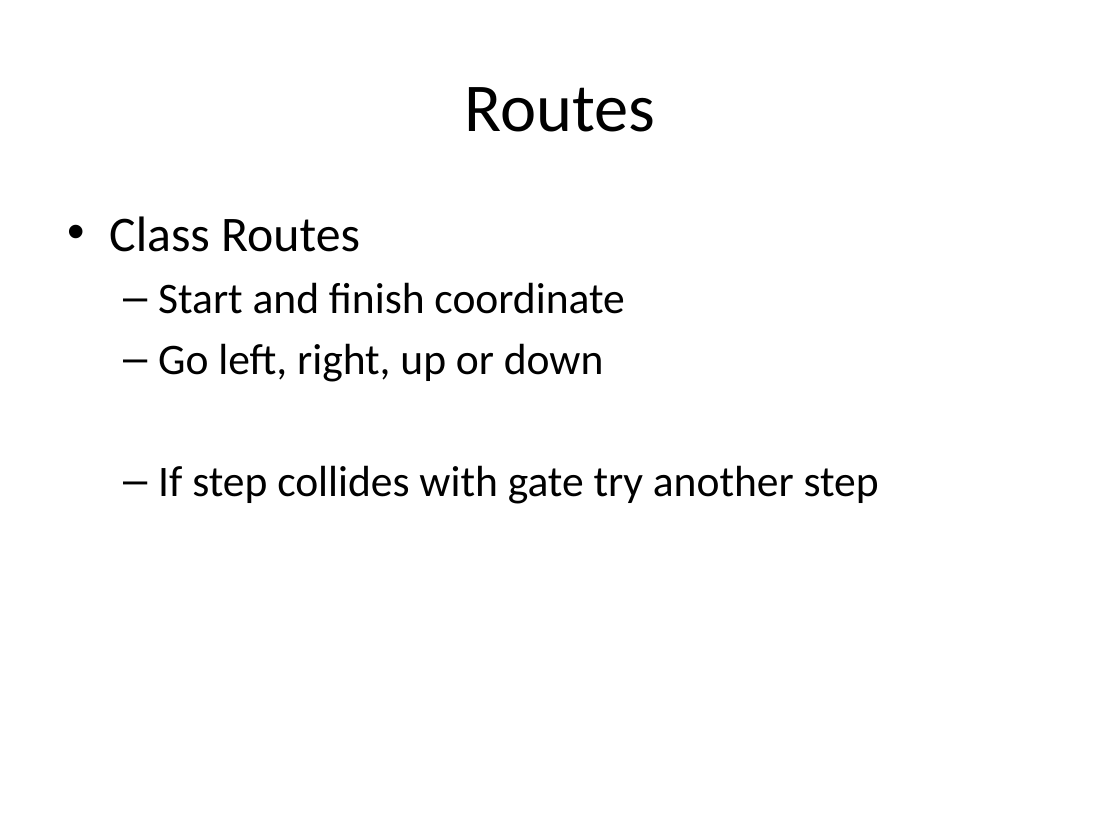
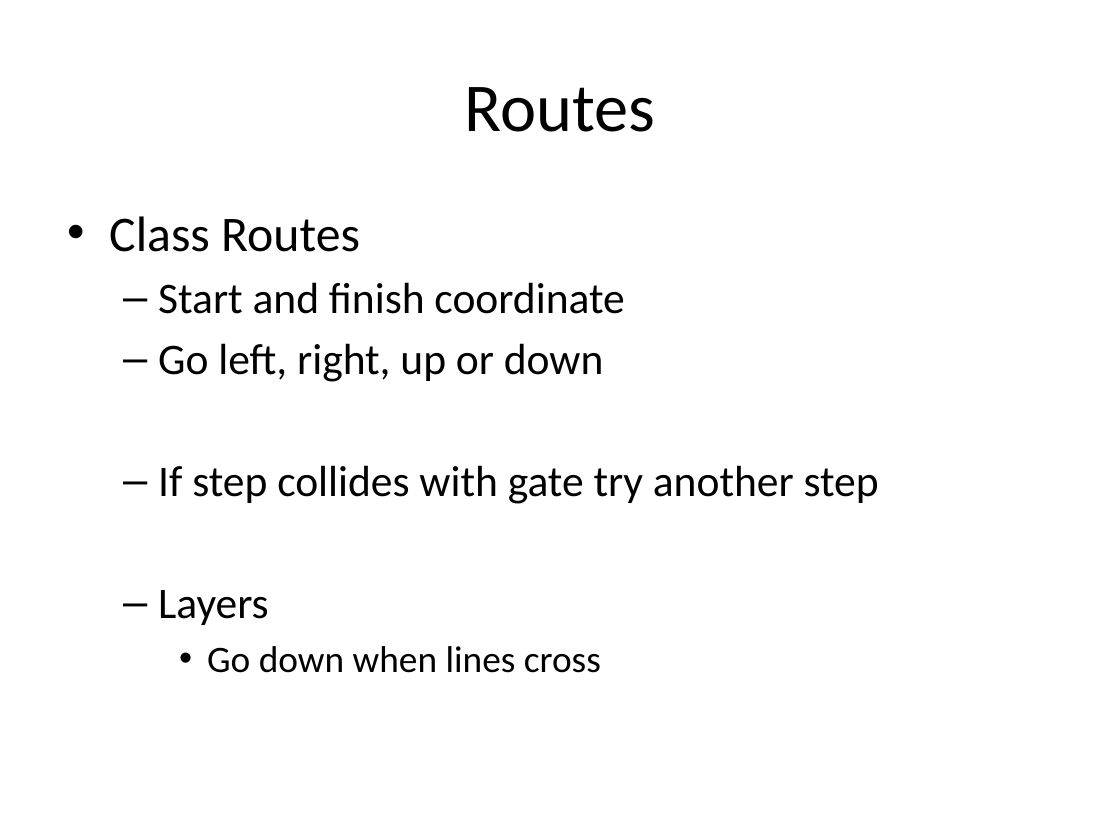
Before and after one commit to michielpauw/Heuristics, a slide deck: slide 6 of Presentatie chips and circuits.pptx. Drawn at 1120x840 pixels with LibreOffice and Linux fonts; fonts in the diff are those of the drawing. Boxes give left, top, right and bottom in pixels: in the first picture for what was removed or moved away, otherwise in the second. Text is boxed around its words. In the diff, an @@ line names an element or a change of style, - is before the commit and + after.

```diff
--- a/Presentatie chips and circuits.pptx
+++ b/Presentatie chips and circuits.pptx
@@ text at box(158, 590, 601, 673): paragraphs added @@
+  – Layers
+    • Go down when lines cross
```
Also in this commit, not shown: 3 other slides changed, 1 slide removed.
